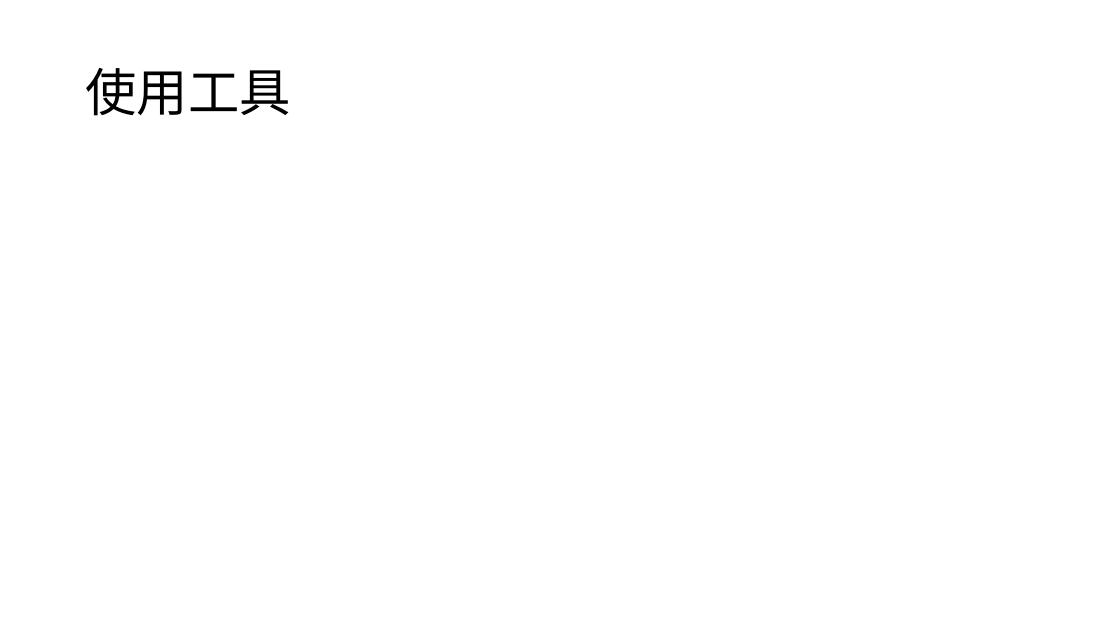
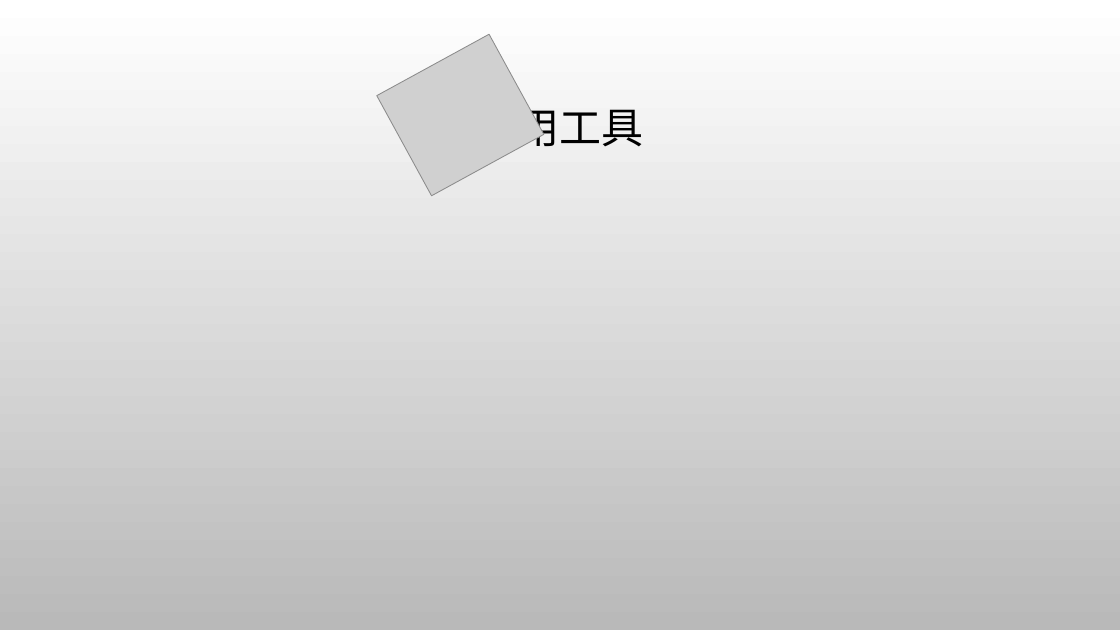
Before and after one commit to bbblu/courtesy-umbrella-docs, a slide deck: slide 8 of 初審簡報.pptx (slide 7 before the commit). Drawn at 1120x630 pixels with LibreOffice and Linux fonts; fonts in the diff are those of the drawing; grey boxes stand for pictures; background and template pictures are left out. Boxes give left, top, right and bottom in pixels: in the first picture for what was removed or moved away, otherwise in the second. Text is boxed around its words. In the diff, an @@ line names an element or a change of style, - is before the commit and + after.

```diff
--- a/初審簡報.pptx
+++ b/初審簡報.pptx
@@ background #FFFFFF to picture (left out) @@
@@ title "使用工具" moved from (x1=85, y1=68, x2=290, y2=116) to (x1=476, y1=101, x2=644, y2=154) @@
@@ title "使用工具" at (x1=476, y1=101, x2=644, y2=154): size 44 to 36 pt, font Calibri to Noto Sans CJK TC; alignment left to centre @@
@@ picture added at (x1=377, y1=34, x2=544, y2=196) @@
```
Also in this commit, not shown: 7 other slides changed, 3 slides added, 1 slide removed.
